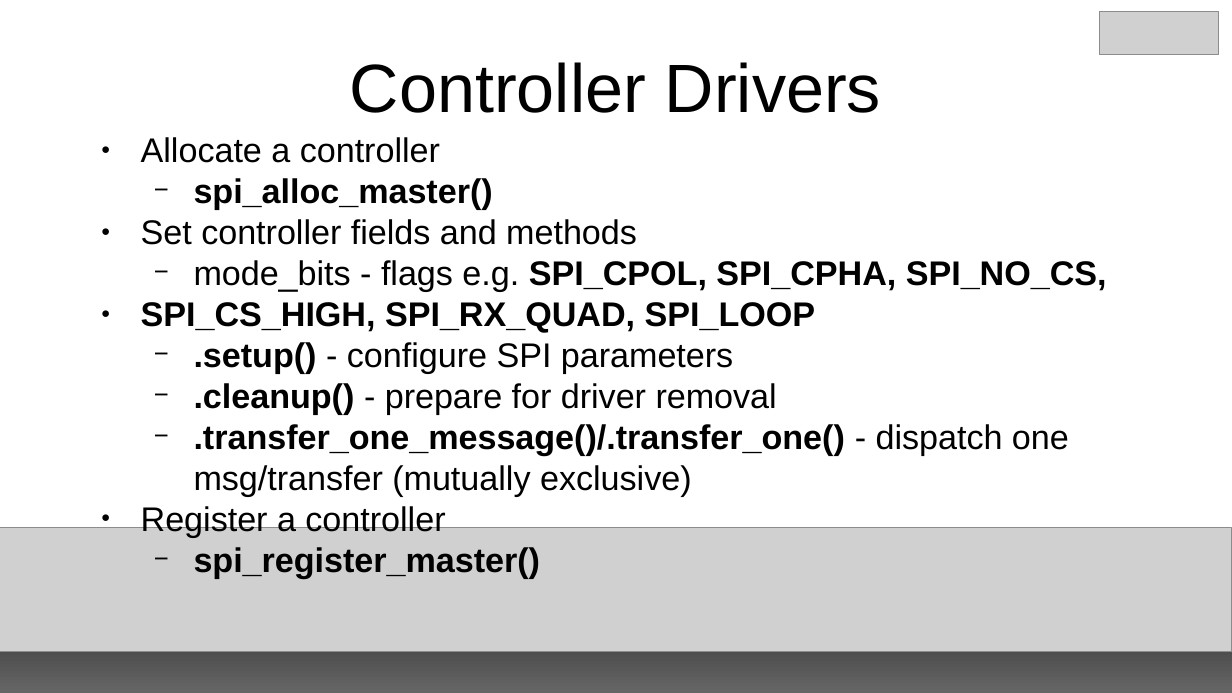
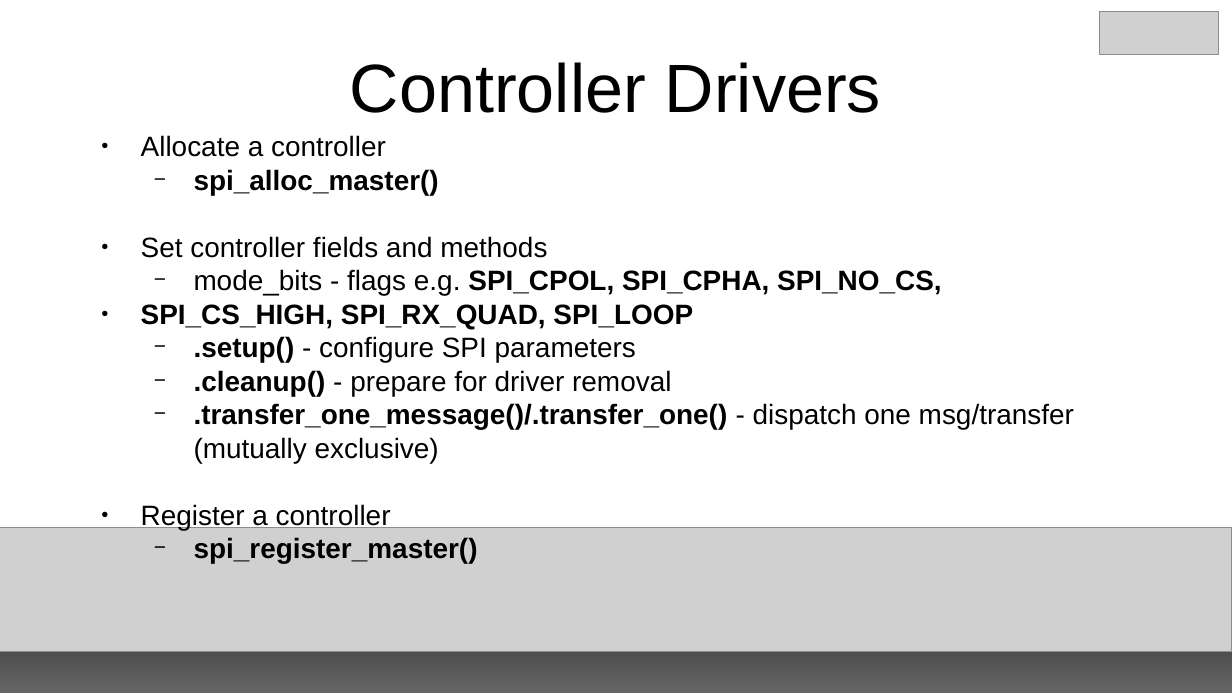
Before and after one commit to e-ale/Slides, a slide deck: slide 12 of building-an-spi-driver.odp. Drawn at 1232x693 pixels with LibreOffice and Linux fonts; fonts in the diff are those of the drawing; grey boxes stand for pictures. Boxes give left, top, right and bottom in pixels: in the first picture for what was removed or moved away, otherwise in the second. Text is boxed around its words. In the diff, an @@ line names an element or a change of style, - is before the commit and + after.

```diff
--- a/building-an-spi-driver.odp
+++ b/building-an-spi-driver.odp
@@ text "Allocate a controller" at [141, 135, 1074, 564]: size 22 to 18 pt @@
```
Also in this commit, not shown: 2 other slides changed, 5 slides added.
